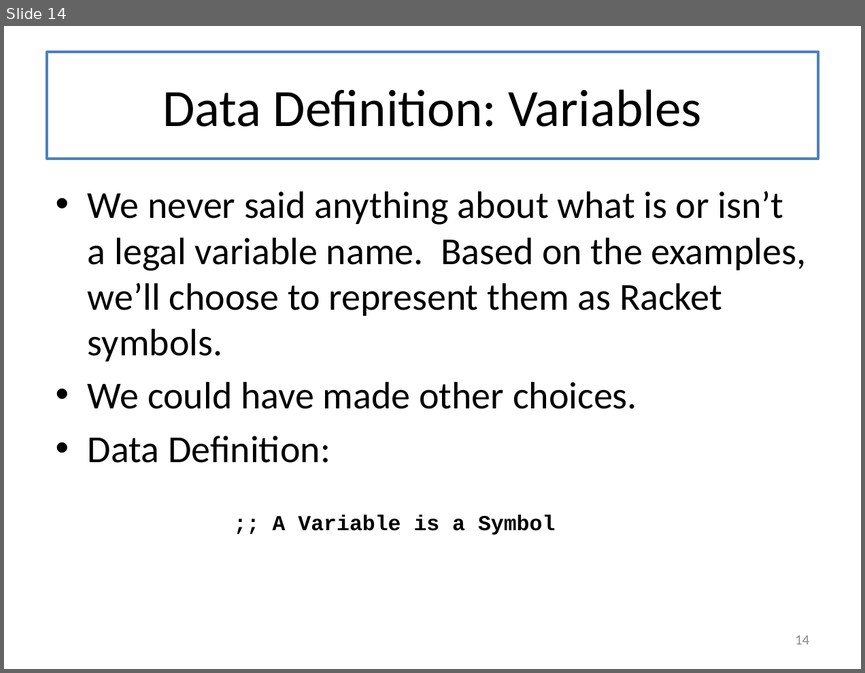
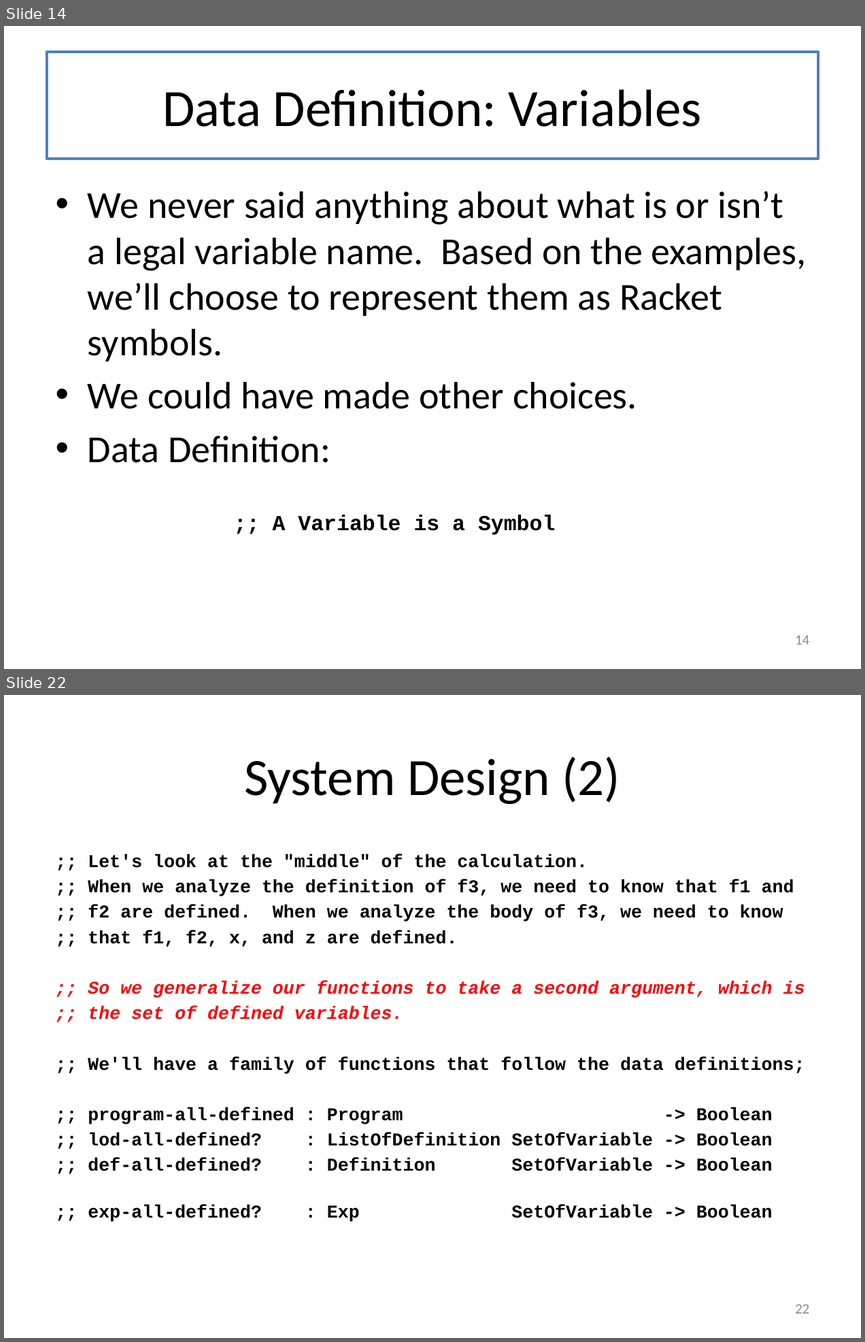
Before and after one commit to mwand/cs5010f16, a slide deck: Slides/Lesson 7.4 Case Study-- Undefined Variables.pptx. Shown one above the other, each under a label of ours: slide 14 before the commit, slides 14 and 22 after it; the slides between them are not shown. The pictures are 865x673 and 865x1342 pixels, drawn with LibreOffice and Linux fonts; fonts in the diff are those of the drawing. Boxes give left, top, right and bottom in pixels: in the first picture for what was removed or moved away, otherwise in the second. Text is boxed around its words. In the diff, an @@ line names an element or a change of style, - is before the commit and + after.

```diff
--- a/Slides/Lesson 7.4 Case Study-- Undefined Variables.pptx
+++ b/Slides/Lesson 7.4 Case Study-- Undefined Variables.pptx
@@ slide 22 added at (x1=4, y1=695, x2=861, y2=1338), background #FFFFFF @@
@@ title added at (x1=47, y1=721, x2=818, y2=828), fill #FFFFFF, outline #4F81BD 2 pt, 44 pt, text #000000 @@
+System Design (2)
@@ text added at (x1=88, y1=854, x2=805, y2=1221), 15.2 pt, text #000000, bold @@
+;; Let's look at the "middle" of the calculation.
+;; When we analyze the definition of f3, we need to know that f1 and
+;; f2 are defined. When we analyze the body of f3, we need to know
+;; that f1, f2, x, and z are defined.
+;; So we generalize our functions to take a second argument, which is
+;; the set of defined variables.
+;; We'll have a family of functions that follow the data definitions;
+;; program-all-defined : Program -> Boolean
+;; lod-all-defined? : ListOfDefinition SetOfVariable -> Boolean
+;; def-all-defined? : Definition SetOfVariable -> Boolean
+;; exp-all-defined? : Exp SetOfVariable -> Boolean
@@ page number added at (x1=795, y1=1304, x2=809, y2=1313), 12 pt, text #8C8C8C @@
+22
```
Also in this commit, not shown: 8 slides changed, 9 other slides added, 9 slides removed, 7 other files.
